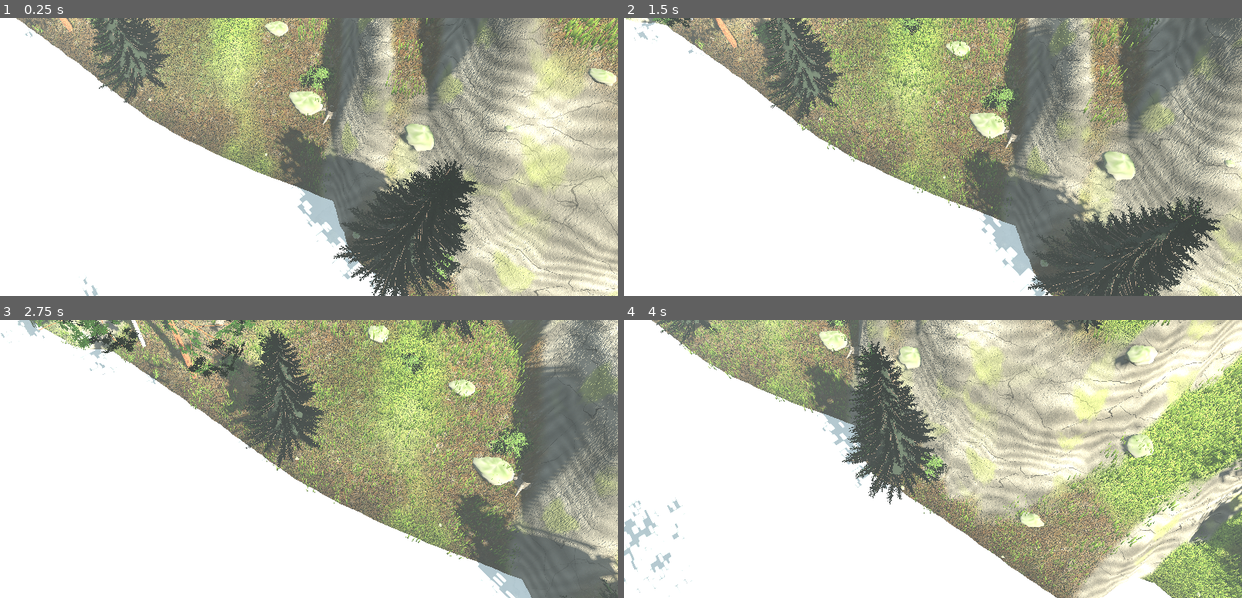
Above: before the commit, frames 1-4 (two rows, left to right).
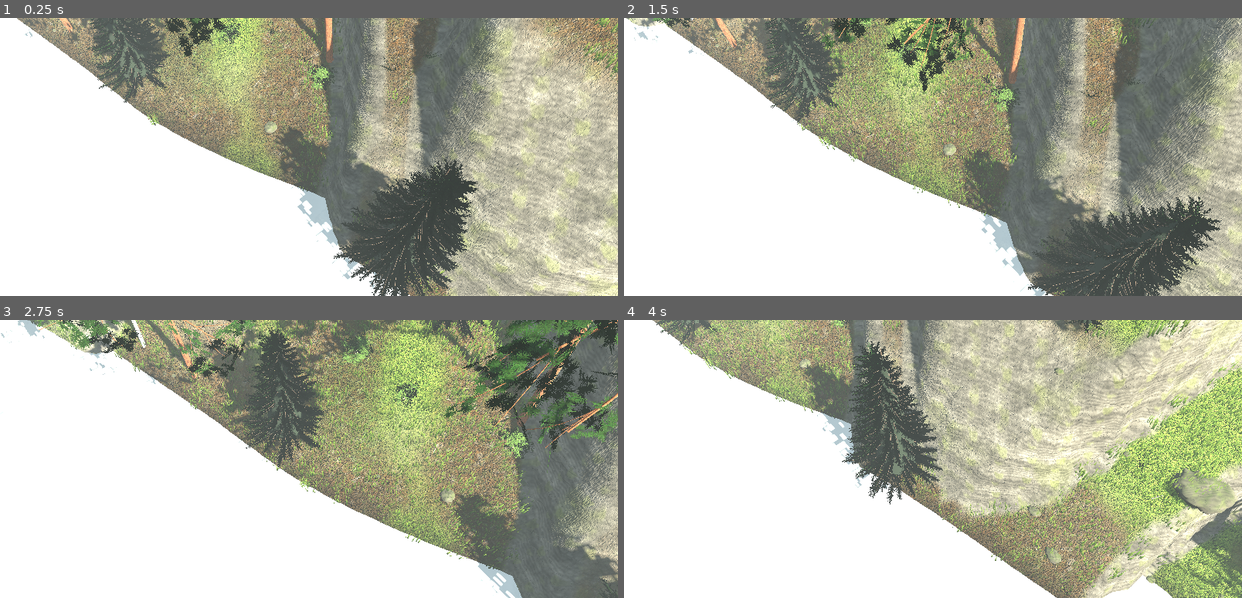
Above: after the commit, the same moments.

Repository: Masuku4129/Game
Game: Godot game, scene res://scenes/main.tscn
The game is run twice, just before and just after one commit, with the same random seed, the same clock (stepped at 60 frames per second) and the same inputs.
Inputs (mouse positions are in pixels of both pictures, inside the frame that each line leads up to):
- Up to frame 1 (0.25 s): no input
- Up to frame 2 (1.5 s): move the mouse to (1068, 143) at 0.52 s; click (1068, 143) at 0.67 s; drag from (809, 170) to (902, 212) at 1.27 s
- Up to frame 3 (2.75 s): move the mouse to (370, 397) at 2.02 s; click (370, 397) at 2.17 s
- Up to frame 4 (4 s): drag from (902, 514) to (747, 417) at 2.77 s; move the mouse to (1118, 500) at 3.52 s; click (1118, 500) at 3.67 s

The runs differ from the first frame. In frame 1, 28% of the frame differs, in the area x 2-100%, y 0-100%; in frame 2, 22%; in frame 3, 20%; in frame 4, 31%, in the area x 0-100%, y 0-100%.

Commit message:
Рваные обрывы, текстурированные камни, мелкая текстура скал
Co-Authored-By: Claude Sonnet 5.5 <noreply@anthropic.com>
Claude-Session: https://claude.ai/code/session_01XvKRdkiSDocUeZA2A8yViW

Diff:
--- a/game/scripts/main.gd
+++ b/game/scripts/main.gd
@@ -3,7 +3,7 @@
 ## деревья с ветками-геометрией и хвоей/листвой из текстур.
 
 const SIZE := 512.0
-const SEG := 256
+const SEG := 384
 const WATER_Y := -2.0
 const CELL := 32.0
 
@@ -11,6 +11,7 @@
 var n_cliff := FastNoiseLite.new()
 var n_detail := FastNoiseLite.new()
 var n_forest := FastNoiseLite.new()
+var n_crag := FastNoiseLite.new()
 
 func _ready() -> void:
 	_setup_noise()
@@ -29,6 +30,7 @@
 	n_hill.seed = 1640; n_hill.frequency = 0.006; n_hill.fractal_octaves = 4
 	n_cliff.seed = 77; n_cliff.frequency = 0.009; n_cliff.fractal_octaves = 2
 	n_detail.seed = 5; n_detail.frequency = 0.05; n_detail.fractal_octaves = 3
+	n_crag.seed = 31; n_crag.frequency = 0.16; n_crag.fractal_octaves = 4
 	n_forest.seed = 909; n_forest.frequency = 0.02; n_forest.fractal_octaves = 3
 
 func river_dist(x: float, z: float) -> float:
@@ -38,7 +40,12 @@
 	var h := n_hill.get_noise_2d(x, z) * 12.0 + n_detail.get_noise_2d(x, z) * 1.0 + 3.0
 	var c := n_cliff.get_noise_2d(x, z)
 	# ступени-обрывы: резкий подъём на узкой полосе шума
-	h += smoothstep(0.10, 0.15, c) * 8.0 + smoothstep(0.32, 0.36, c) * 7.0
+	var t1 := smoothstep(0.10, 0.125, c)
+	var t2 := smoothstep(0.32, 0.345, c)
+	h += t1 * 8.0 + t2 * 7.0
+	# рваная, скалистая поверхность обрывов: шум усиливается только на самом уступе
+	var face := (t1 * (1.0 - t1) + t2 * (1.0 - t2)) * 4.0
+	h += n_crag.get_noise_2d(x, z) * 2.2 * face
 	var r := 1.0 - smoothstep(7.0, 32.0, river_dist(x, z))
 	return lerpf(h, WATER_Y - 2.5, r)
 
@@ -87,14 +94,22 @@
 	var verts := PackedVector3Array(); verts.resize(n * n)
 	var norms := PackedVector3Array(); norms.resize(n * n)
 	var cols := PackedColorArray(); cols.resize(n * n)
+	var hs := PackedFloat32Array(); hs.resize(n * n)
+	for iz in n:
+		for ix in n:
+			hs[iz * n + ix] = height(ix * step - half, iz * step - half)
 	for iz in n:
 		for ix in n:
 			var x := ix * step - half
 			var z := iz * step - half
-			var y := height(x, z)
 			var i := iz * n + ix
+			var y := hs[i]
 			verts[i] = Vector3(x, y, z)
-			norms[i] = normal_at(x, z)
+			var hl := hs[iz * n + maxi(ix - 1, 0)]
+			var hr := hs[iz * n + mini(ix + 1, n - 1)]
+			var hd := hs[maxi(iz - 1, 0) * n + ix]
+			var hu := hs[mini(iz + 1, n - 1) * n + ix]
+			norms[i] = Vector3(hl - hr, 2.0 * step, hd - hu).normalized()
 			var fd := forest_density(x, z)
 			var grass := clampf(1.0 - fd * 1.4, 0.0, 1.0)
 			var mud := clampf((WATER_Y + 1.2 - y) / 1.5, 0.0, 1.0)
--- a/game/scripts/veg.gd
+++ b/game/scripts/veg.gd
@@ -269,8 +269,8 @@
 func rock(seed_v: int) -> Array:
 	rng.seed = seed_v
 	var sph := SphereMesh.new()
-	sph.radial_segments = 20
-	sph.rings = 12
+	sph.radial_segments = 28
+	sph.rings = 18
 	var arr := sph.get_mesh_arrays()
 	var verts: PackedVector3Array = arr[Mesh.ARRAY_VERTEX]
 	var idx: PackedInt32Array = arr[Mesh.ARRAY_INDEX]
@@ -283,11 +283,12 @@
 	var sz := R(0.9, 1.4)
 	for i in verts.size():
 		var v := verts[i]
-		var k := 1.0 + noise.get_noise_3dv(v * 1.5) * 0.35 + noise.get_noise_3dv(v * 5.0) * 0.06
+		var rn := 1.0 - absf(noise.get_noise_3dv(v * 2.2))
+		var k := 1.0 + (rn - 0.6) * 0.55 + noise.get_noise_3dv(v * 1.4) * 0.22 + noise.get_noise_3dv(v * 7.0) * 0.05
 		v = Vector3(v.x * sx, v.y * 0.6, v.z * sz) * k
 		var moss := clampf((v.y + 0.05) * 3.0, 0.0, 1.0) * clampf(noise.get_noise_3dv(v * 3.0) + 0.6, 0.0, 1.0)
-		var c := Color(0.50, 0.49, 0.45).lerp(Color(0.30, 0.37, 0.18), moss)
-		c = c.darkened(R(0.0, 0.08))
+		var c := Color(0.82, 0.80, 0.76).lerp(Color(0.55, 0.68, 0.36), moss)
+		c = c.darkened(R(0.0, 0.12))
 		st.set_color(c)
 		st.add_vertex(v)
 	for i in idx:
@@ -295,6 +296,11 @@
 	st.generate_normals()
 	var m := StandardMaterial3D.new()
 	m.vertex_color_use_as_albedo = true
+	m.vertex_color_is_srgb = true
+	m.albedo_texture = load("res://textures/ground_rock.png")
+	m.uv1_triplanar = true
+	m.uv1_world_triplanar = true
+	m.uv1_scale = Vector3.ONE * 0.7
 	m.roughness = 0.95
 	st.set_material(m)
 	return [st.commit(), 0.6]
--- a/game/shaders/terrain.gdshader
+++ b/game/shaders/terrain.gdshader
@@ -7,7 +7,7 @@
 uniform sampler2D rock : source_color, filter_linear_mipmap_anisotropic, repeat_enable;
 uniform float tile_forest = 0.28;
 uniform float tile_grass = 0.45;
-uniform float tile_rock = 0.16;
+uniform float tile_rock = 0.5;
 uniform float bump = 1.1;
 varying vec3 wpos;
 varying vec3 wnor;
@@ -18,6 +18,10 @@
 	f = f * f * (3.0 - 2.0 * f);
 	return mix(mix(mix(hash(i), hash(i + vec3(1,0,0)), f.x), mix(hash(i + vec3(0,1,0)), hash(i + vec3(1,1,0)), f.x), f.y),
 		mix(mix(hash(i + vec3(0,0,1)), hash(i + vec3(1,0,1)), f.x), mix(hash(i + vec3(0,1,1)), hash(i + vec3(1,1,1)), f.x), f.y), f.z);
+}
+
+vec4 tri(sampler2D t, vec3 p, vec3 bw, float sc) {
+	return texture(t, p.zy * sc) * bw.x + texture(t, p.xz * sc) * bw.y + texture(t, p.xy * sc) * bw.z;
 }
 
 void vertex() {
@@ -49,8 +53,9 @@
 	float rk = smoothstep(0.2, 0.36, slope + (macro - 0.5) * 0.12);
 	vec3 bw = pow(abs(wnor), vec3(4.0));
 	bw /= (bw.x + bw.y + bw.z);
-	vec4 r = texture(rock, wpos.zy * tile_rock) * bw.x + texture(rock, wpos.xz * tile_rock) * bw.y + texture(rock, wpos.xy * tile_rock) * bw.z;
-	col = mix(col, r.rgb * (0.85 + macro * 0.3), rk);
+	vec4 r = mix(tri(rock, wpos, bw, tile_rock), tri(rock, wpos, bw, tile_rock * 0.23), 0.4);
+	float rd = noise(wpos * 2.7) * 0.5 + noise(wpos * 8.0) * 0.5;
+	col = mix(col, r.rgb * (0.8 + macro * 0.3) * (0.75 + rd * 0.5), rk);
 	hgt = mix(hgt, r.a, rk);
 	// --- мнимый рельеф: градиент высоты текстуры, без карт нормалей
 	float e = 0.004;
